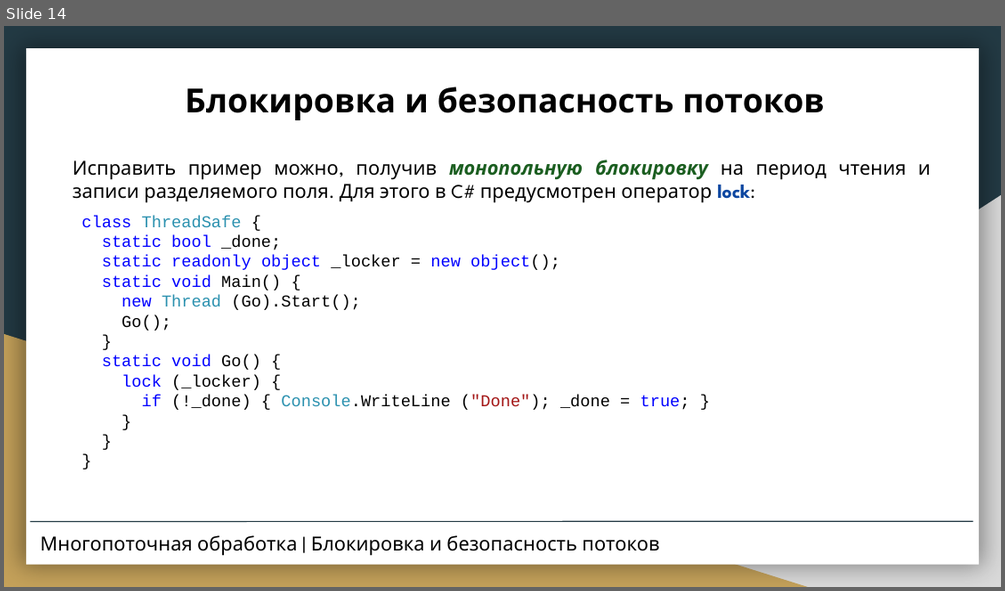
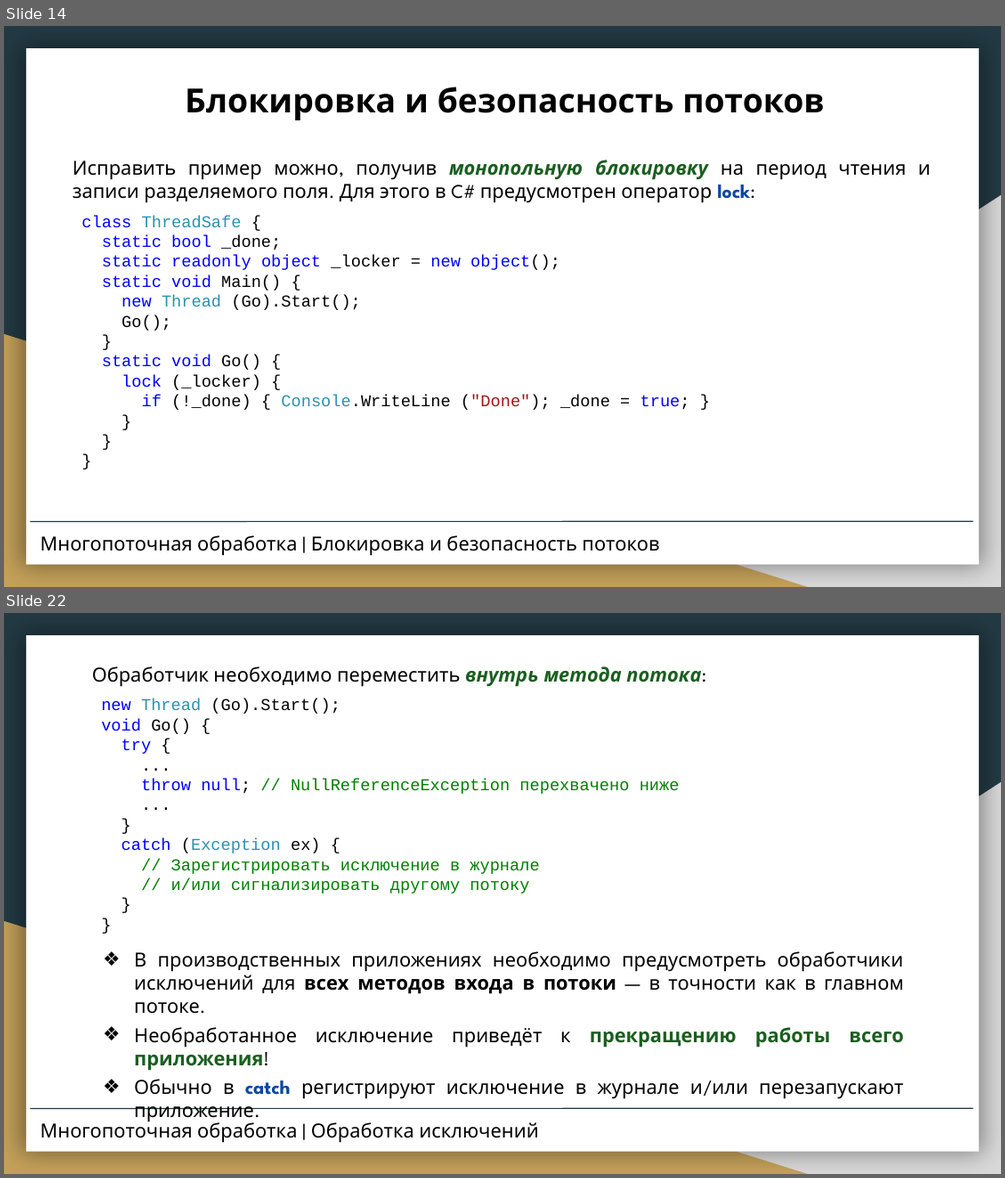
Before and after one commit to CSharpCooking/CSharpCooking.github.io, a slide deck: data/Concurrency-and-Asynchrony/Presentation-Threading.pptx. Shown one above the other, each under a label of ours: slide 14 before the commit, slides 14 and 22 after it; the slides between them are not shown. The pictures are 1005x591 and 1005x1178 pixels, drawn with LibreOffice and Linux fonts; fonts in the diff are those of the drawing. Boxes give left, top, right and bottom in pixels: in the first picture for what was removed or moved away, otherwise in the second. Text is boxed around its words. In the diff, an @@ line names an element or a change of style, - is before the commit and + after.

```diff
--- a/data/Concurrency-and-Asynchrony/Presentation-Threading.pptx
+++ b/data/Concurrency-and-Asynchrony/Presentation-Threading.pptx
@@ slide 22 added at (4, 613, 1001, 1174), background #233A44; not listed: 3 template elements that a slide beside it also shows @@
@@ title added at (92, 666, 904, 1122), 14 pt, text #000000 @@
+Обработчик необходимо переместить внутрь метода потока:
+new Thread (Go).Start();
+void Go() {
+try {
+...
+throw null; // NullReferenceException перехвачено ниже
+...
+}
+catch (Exception ex) {
+// Зарегистрировать исключение в журнале
+// и/или сигнализировать другому потоку
+}
+}
+❖ В производственных приложениях необходимо предусмотреть обработчики исключений для всех методов входа в потоки — в точности как в главном потоке.
+❖ Необработанное исключение приведёт к прекращению работы всего приложения!
+❖ Обычно в catch регистрируют исключение в журнале и/или перезапускают приложение.
@@ line added from (30, 1109) to (973, 1109), #233A44 0.75 pt @@
@@ title added at (40, 1119, 539, 1143), 14 pt, text #000000 @@
+Многопоточная обработка | Обработка исключений
```
Also in this commit, not shown: 11 slides changed, 2 other slides added, 1 other file.
